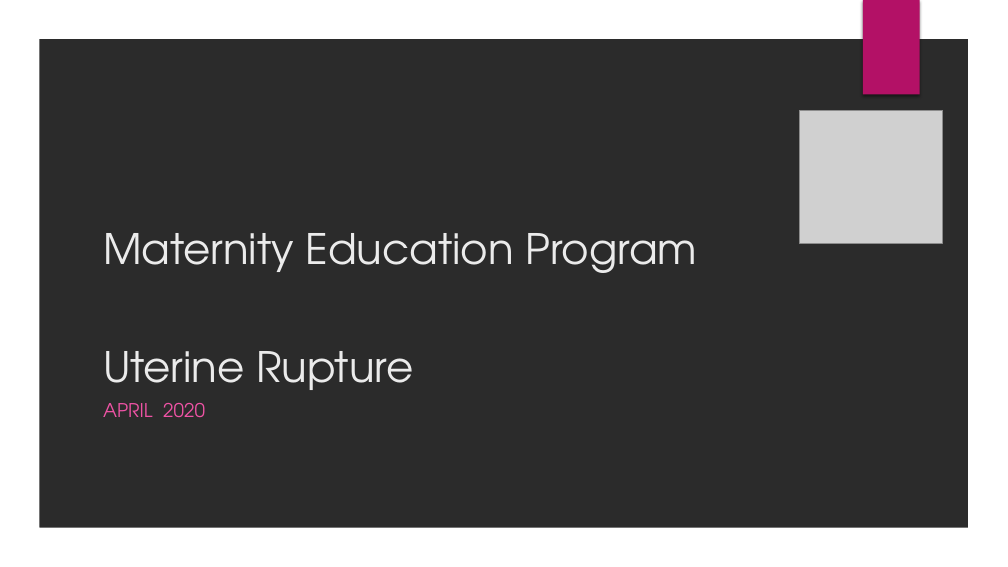
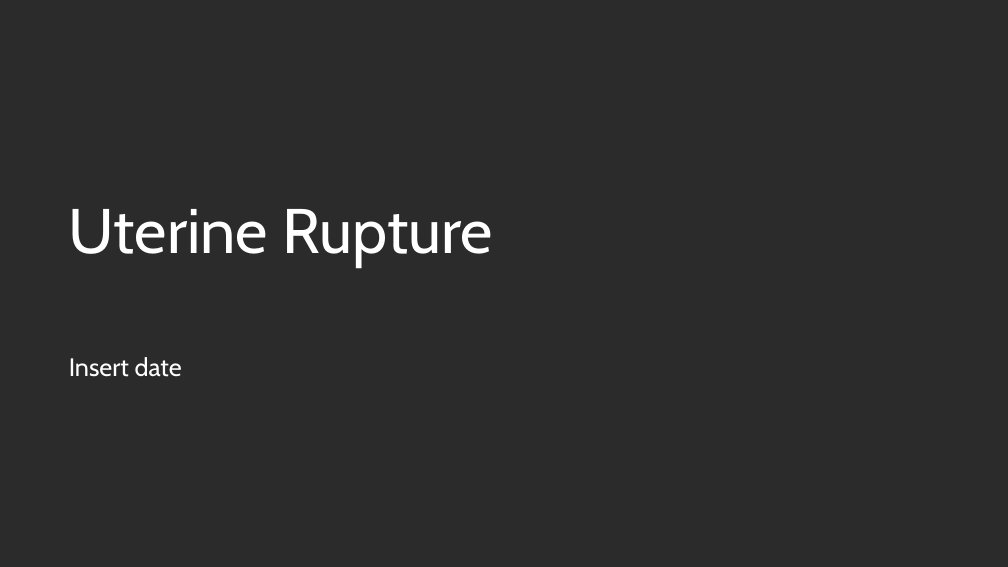
Before and after one commit to matt-thorpe87/mep, a slide deck: slide 1 of docs/assets/presentations/uterine-rupture.pptx. Drawn at 1008x567 pixels with LibreOffice and Linux fonts; fonts in the diff are those of the drawing; grey boxes stand for pictures; background and template pictures are left out; a plain dark background stands for a picture behind light text. Boxes give left, top, right and bottom in pixels: in the first picture for what was removed or moved away, otherwise in the second. Text is boxed around its words. In the diff, an @@ line names an element or a change of style, - is before the commit and + after.

```diff
--- a/docs/assets/presentations/uterine-rupture.pptx
+++ b/docs/assets/presentations/uterine-rupture.pptx
@@ freeform shape removed at box(0, 0, 1008, 567) @@
@@ rectangle removed at box(863, 0, 920, 95) @@
@@ picture removed at box(799, 110, 943, 243) @@
@@ title "Uterine Rupture" at box(69, 209, 493, 268): vertical alignment bottom to top @@
@@ title at box(69, 209, 493, 268): text changed; size 40 to 60 pt; font TeX Gyre Adventor to Cabin; text colour #EBEBEB to #FFFFFF @@
-Maternity Education Program
-Uterine Rupture
+Uterine Rupture
@@ subtitle at box(69, 357, 182, 377): text changed; size 18 to 24 pt; font TeX Gyre Adventor to Cabin; text colour #EF53A5 to #FFFFFF @@
-APRIL 2020
+Insert date
```
Also in this commit, not shown: 13 other slides changed, 3 other files.
